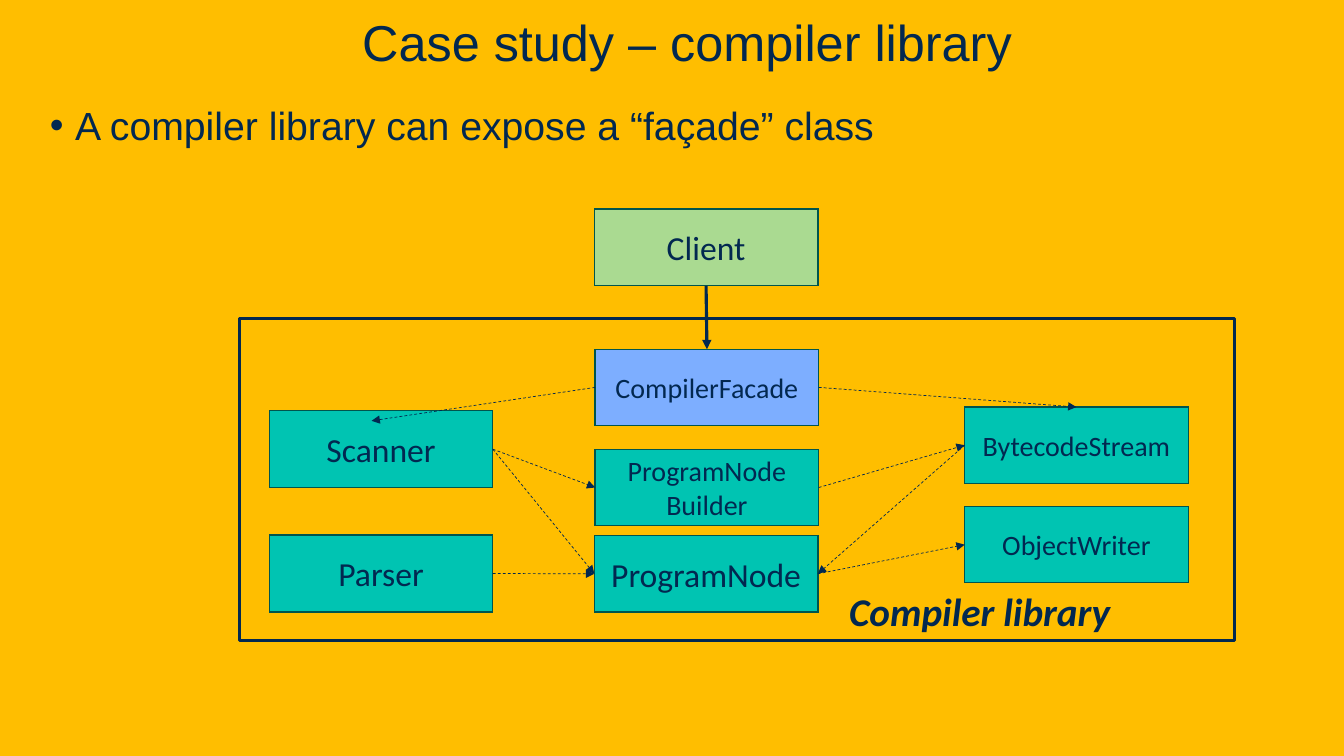
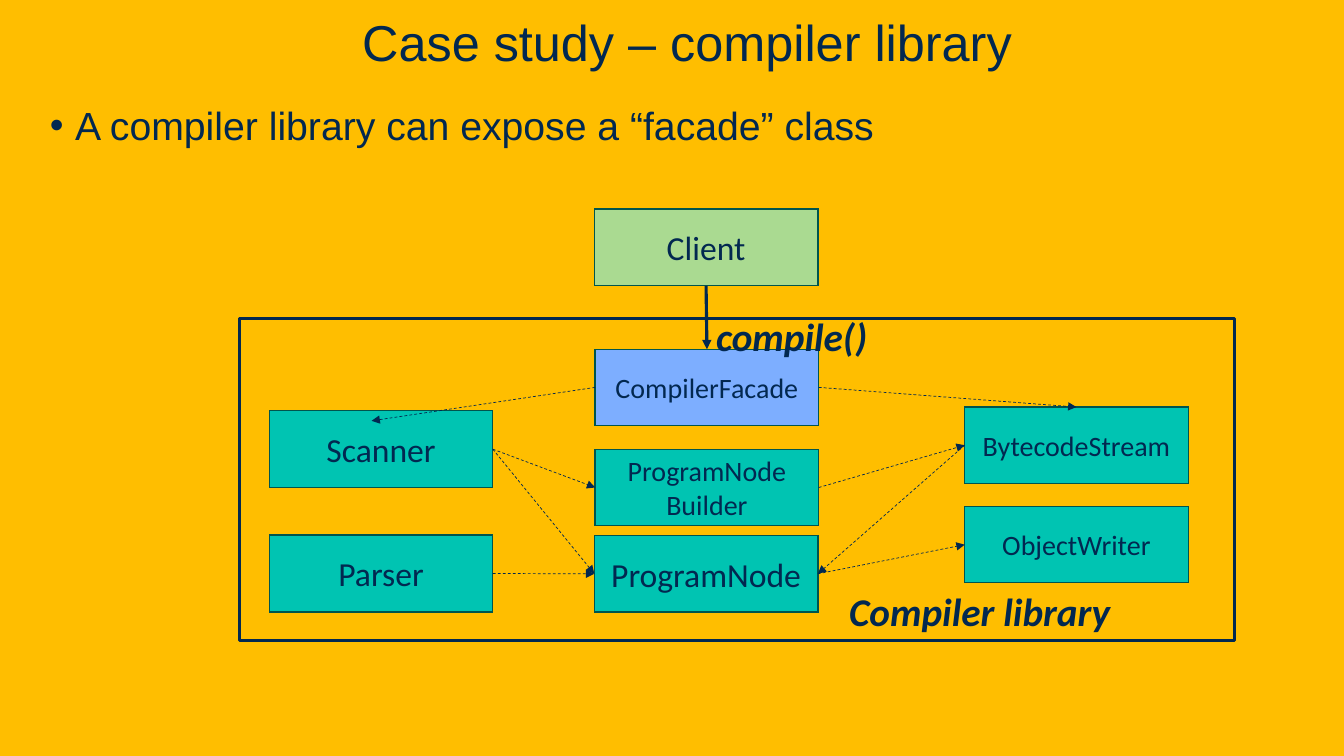
Before and after one commit to davsec-teaching/ECS160-Winter2025, a slide deck: slide 80 of slides/8_design_patterns.pptx. Drawn at 1344x756 pixels with LibreOffice and Linux fonts; fonts in the diff are those of the drawing; background and template pictures are left out. Boxes give left, top, right and bottom in pixels: in the first picture for what was removed or moved away, otherwise in the second. Text is boxed around its words. In the diff, an @@ line names an element or a change of style, - is before the commit and + after.

```diff
--- a/slides/8_design_patterns.pptx
+++ b/slides/8_design_patterns.pptx
@@ text at (75,111,874,148): text changed @@
-• A compiler library can expose a “façade” class
+• A compiler library can expose a “facade” class
@@ text added at (716,318,867,361), 28 pt, text #022850, bold, italic @@
+compile()
```
Also in this commit, not shown: 17 other slides changed, 1 slide added.
